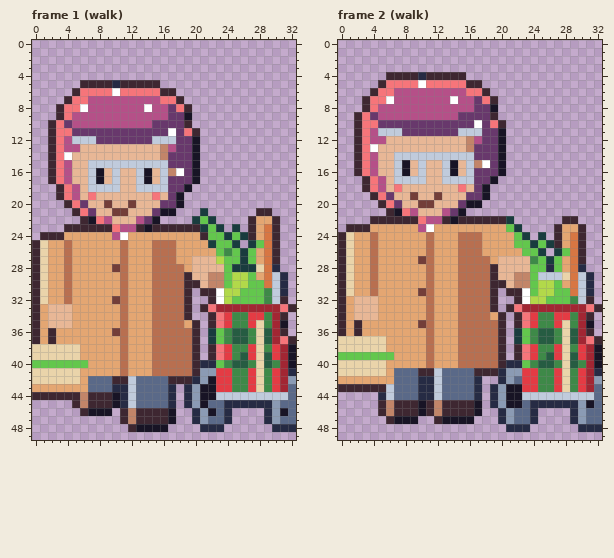
Pixel-art file, stored at art/hood-people/granny-cart-shopper@69.aseprite. The picture above was drawn from the file before the commit.
33x50 pixels, 9 frames. Shown: frame 1 (walk), frame 2 (walk). The commit also changed other frames, which this record leaves out.
The result:
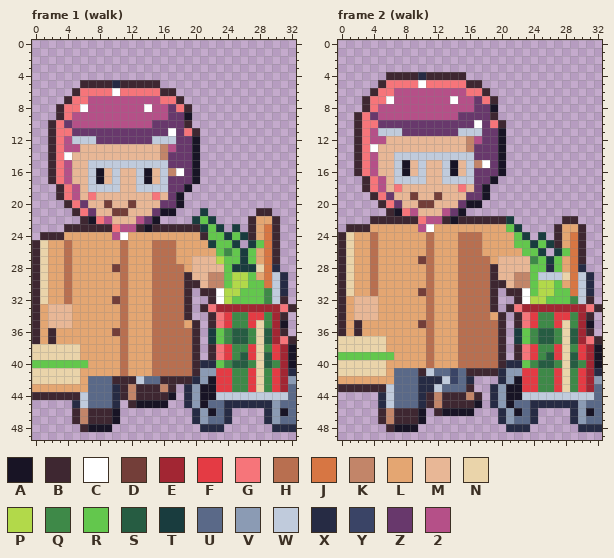
Palette (. is transparent): A #181425  B #3e2731  C #ffffff  D #733e39  E #a22633  F #e43b44  G #f6757a  H #b86f50  J #d77643  K #c28569  L #e4a672  M #e8b796  N #ead4aa  P #b2d94a  Q #3e8948  R #63c74d  S #265c42  T #193c3e  U #5a6988  V #8b9bb4  W #c0cbdc  X #262b44  Y #3a4466  Z #68386c  2 #b55088
What changed:
Frame 1 (walk):
y 42: x 12..13 WU -> BW; x 16 U -> B
y 43: x 11..17 XWUUUUX -> BKBBBKB
y 44: x 6..17 KBBBAXWUUUUX -> WUUUXBKBBBBA
y 45: x 5..17 BKBBBAXWUUUUX -> XWUUUX.BAAAA.
y 46: x 5..17 .BAAA.BKBBBBA -> BKBBBA.......
y 47: x 5..17 ......BKBBBBA -> BKBBBA.......
y 48: x 6..9 .... -> BAAA; x 12..16 BAAAA -> .....
Frame 2 (walk):
y 41: x 11..12 BW -> WU; x 14 U -> Y; x 16 U -> B
y 42: x 12..14 WUU -> XWY; x 16..17 UX -> X.; x 22 U -> A
y 43: x 16..17 UX -> B.
y 44: x 11..17 XWUUUUX -> BKBBBKB
y 45: x 5..10 BKBBBA -> XWUUUX; x 22 A -> U; x 31 A -> U
y 46: x 11..17 BKBBBBA -> .BAAAA.; x 22 U -> A; x 31 U -> A
y 47: x 5..10 .BAAA. -> BKBBBA; x 12..16 BAAAA -> .....
y 48: x 6..9 .... -> BAAA
Pixel boxes of the changes (left, top, right, bottom) in both pictures:
changed: (72, 376, 176, 432)
changed: (378, 368, 482, 432)
changed: (514, 376, 522, 416)
changed: (586, 400, 594, 416)
